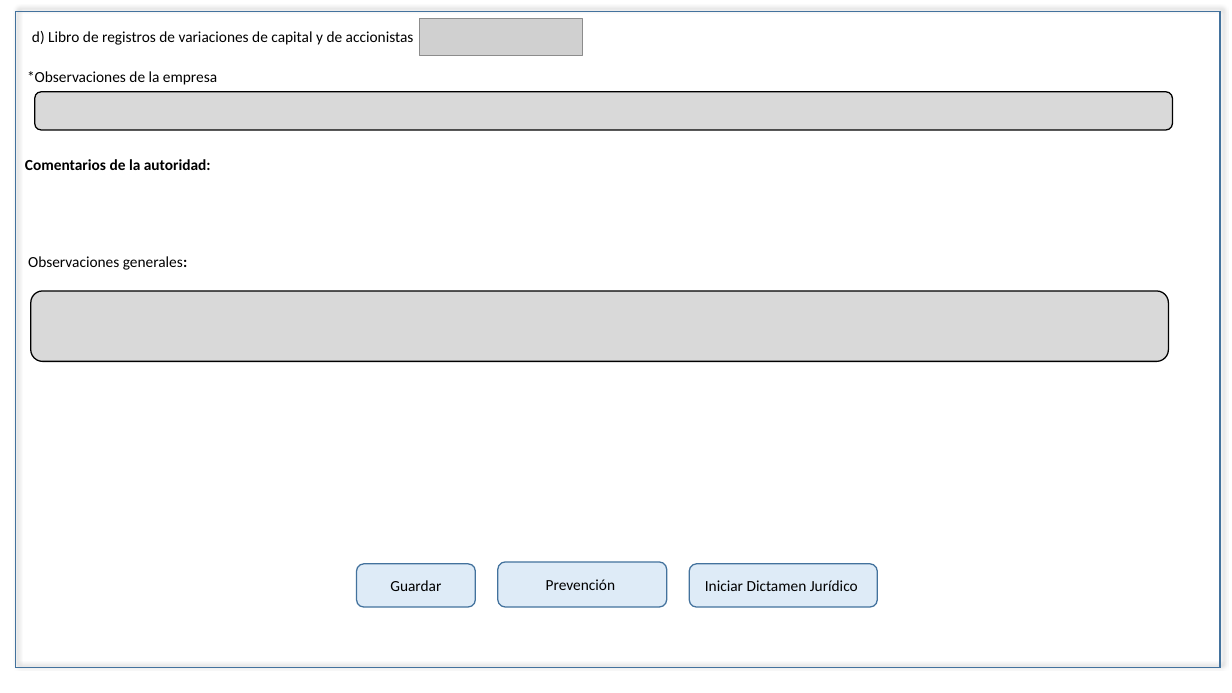
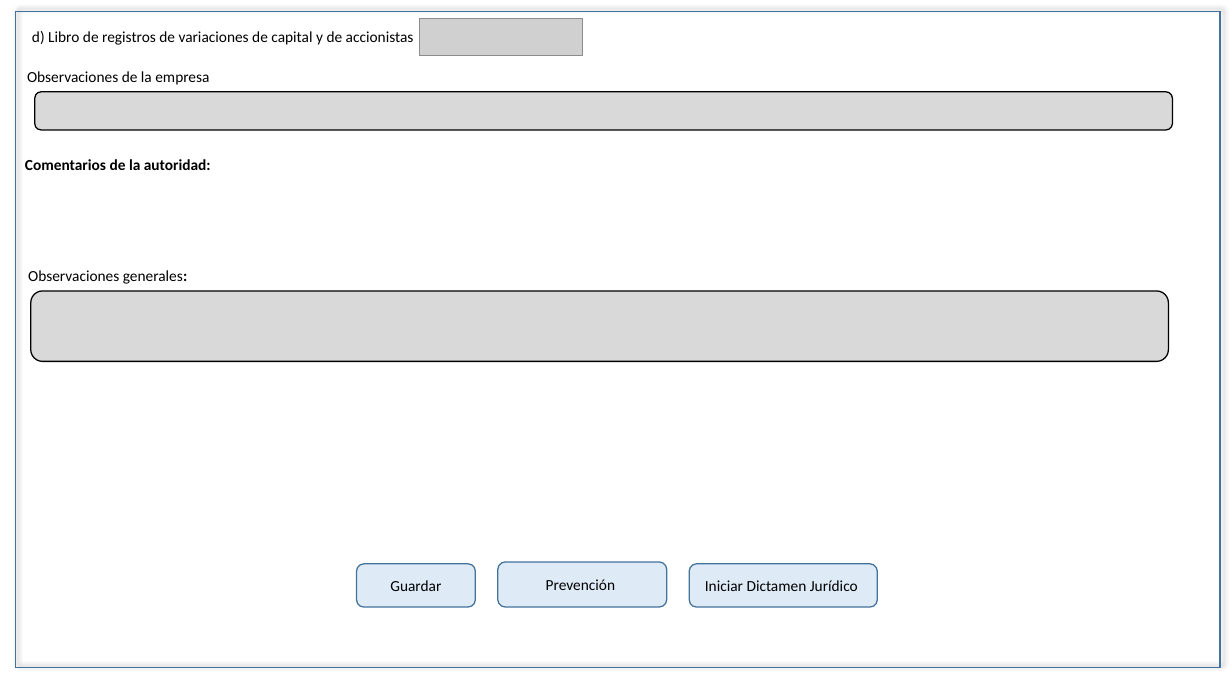
Before and after one commit to EDDIE83/Documentos, a slide deck: slide 33 of TAF 092019/Testing cambios.pptx. Drawn at 1232x693 pixels with LibreOffice and Linux fonts; fonts in the diff are those of the drawing; grey boxes stand for pictures. Boxes give left, top, right and bottom in pixels: in the first picture for what was removed or moved away, otherwise in the second. Text is boxed around its words. In the diff, an @@ line names an element or a change of style, - is before the commit and + after.

```diff
--- a/TAF 092019/Testing cambios.pptx
+++ b/TAF 092019/Testing cambios.pptx
@@ text at box(27, 71, 209, 85): text changed @@
-*Observaciones de la empresa
+Observaciones de la empresa
@@ text "Observaciones generales:": place and size @@
-text "Observaciones generales:" at box(28, 256, 188, 270)
+text "Observaciones generales:" at box(28, 270, 188, 284)
```
Also in this commit, not shown: 23 other slides changed, 5 other files.
